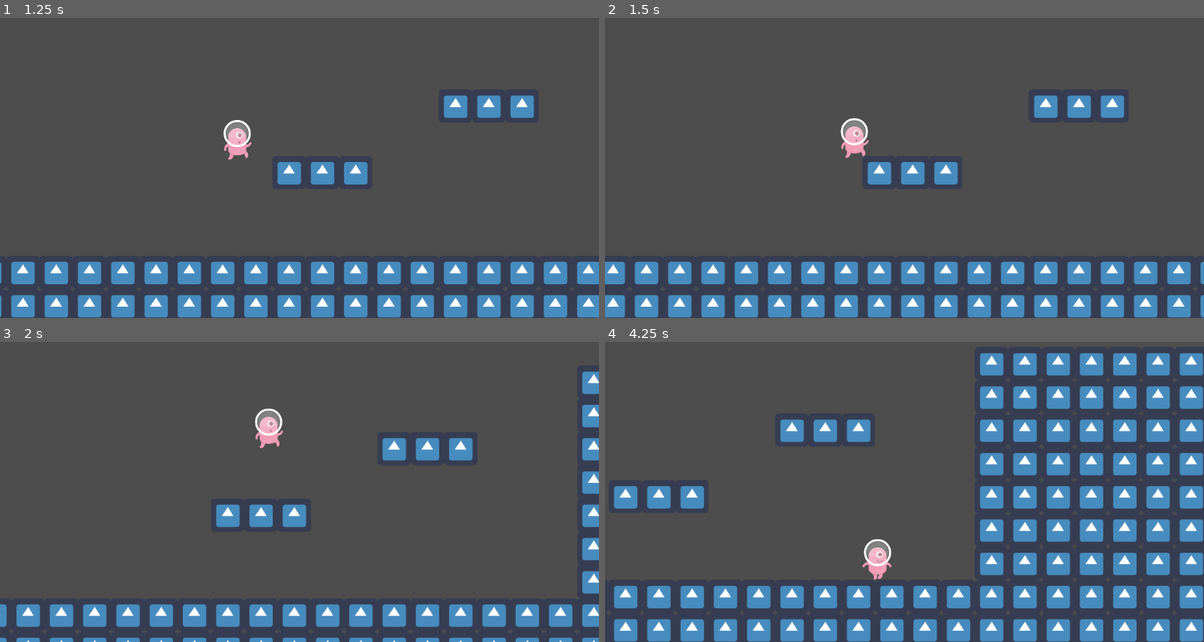
Above: before the commit, frames 1-4 (two rows, left to right).
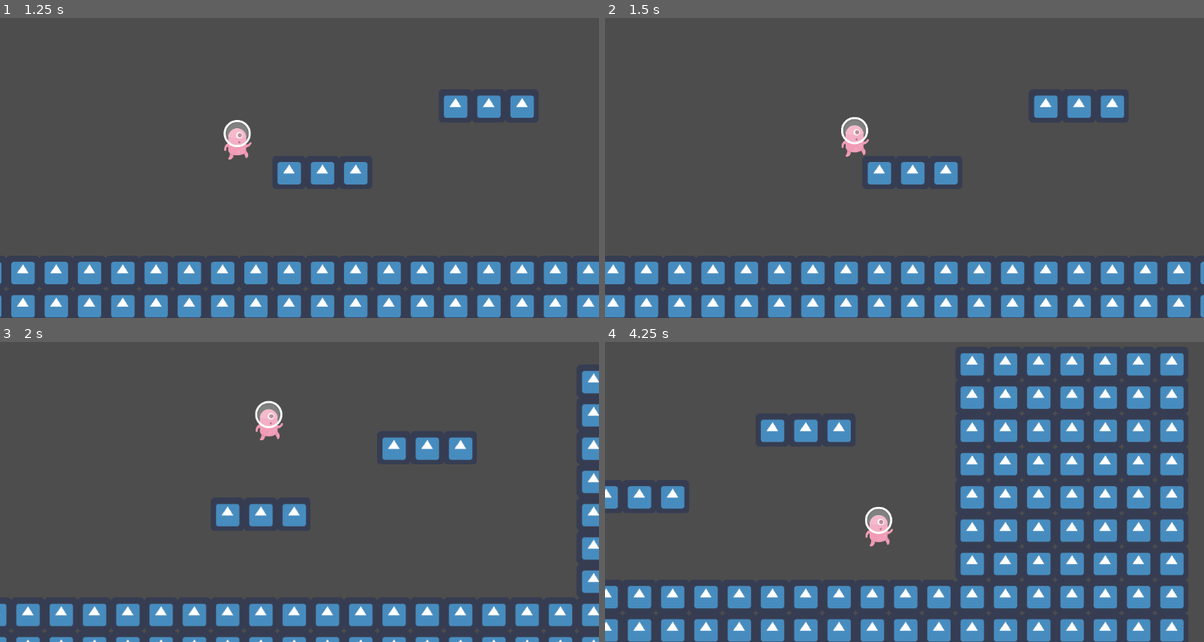
Above: after the commit, the same moments.

Repository: Gatlink/GodotPlugin
Game: Godot game, scene res://Platformer2DController/platformer2D_controller_test.tscn
Two runs of this game, one before a commit and one after it. Both use one fixed random seed, a clock stepped at 60 frames per second and the inputs below. The project has no main scene, so this scene is started directly. The engine's default icon, where the game draws it, is replaced by a stand-in: a white triangle on a blue panel in a dark square.
Inputs:
- Up to frame 1 (1.25 s): hold D (right) from 0.53 s (still down); hold Space (jump) from 0.53 s (still down)
- Up to frame 2 (1.5 s): keep holding D (right); release Space (jump) at 1.28 s; tap Space (jump) at 1.35 s
- Up to frame 3 (2 s): keep holding D (right); tap Space (jump) at 1.52, 1.82 s
- Up to frame 4 (4.25 s): release D (right) at 2.03 s; hold A (left) 2.03-2.78 s; hold Space (jump) 2.03-2.78 s; hold D (right) from 2.78 s (still down); tap Space (jump) at 2.85, 3.02, 3.32 s; hold Space (jump) from 3.53 s (still down)

Frame 1 is identical in both runs. In frame 2, 0.2% of the frame differs, in the area x 39-45%, y 33-47%; in frame 3, 2.5%; in frame 4, 29%, in the area x 0-100%, y 3-100%.

Commit message:
Controller 2D update

Diff:
--- a/Platformer2DController/States/air.gd
+++ b/Platformer2DController/States/air.gd
@@ -11,14 +11,8 @@
 
 @export_category("Jumping")
 
-## Maximum height of the jump, in pixels
-@export var jump_max_height: float = 192.0
-
-## Gravity while jumping
-@export var jump_gravity: float = 512.0
-
-## Applied to gravity if the jump button is released early
-@export var jump_cutoff: float = 2.0
+## Different possible jumps as JumpData
+@export var jumps: Array[JumpData]
 
 ## Time after falling during which the player can jump, in seconds
 @export var coyotee_time: float = 0.2
@@ -26,41 +20,71 @@
 
 var coyotee_timer: float
 var was_cutoff: bool
+var jump_data: JumpData
+var starting_y: float
 
 
-func init_jump() -> void:
-	player.velocity.y = -sqrt(jump_max_height * 2.0 * jump_gravity)
+func init_jump(data: JumpData) -> void:
+	player.velocity.y = -sqrt(data.max_height * 2.0 * data.gravity)
 	coyotee_timer = 0.0
 	was_cutoff = false
+	jump_data = data
+	player.velocity.x = max(data.initial_h_speed, abs(player.velocity.x)) * player.dir
+
+	if jump_data.is_dir_frozen:
+		PlayerInputs.freeze_dir = true
+
+
+func get_jump_data(id: String) -> JumpData:
+	for data in jumps:
+		if data.id == id:
+			return data
+
+	printerr("Could not find jump data for ", id)
+	return jumps[0]
 
 
 func enter(params: Dictionary = {}) -> void:
 	super(params)
 	if params.has("jump"):
-		init_jump()
+		var data := get_jump_data(params.jump)
+		init_jump(data)
 	else:
 		coyotee_timer = coyotee_time
+		jump_data = null
 
+	was_cutoff = false
 	player.play_animation("jump")
+	starting_y = player.global_position.y
+
+
+func exit() -> void:
+	super()
+	PlayerInputs.freeze_dir = false
 
 
 func physics_update(delta: float) -> void:
 	super(delta)
 
-	var is_jumping := player.velocity.y < 0.0
-	if is_jumping and not was_cutoff and not PlayerInputs.is_jumping:
+	var is_jumping := player.velocity.y < 0
+	if is_jumping and jump_data != null and not was_cutoff and not PlayerInputs.is_pressed("jump"):
 		was_cutoff = true
 
-	var gravity := jump_gravity if is_jumping else fall_gravity
-	if was_cutoff:
-		gravity *= jump_cutoff
+	if not is_jumping and PlayerInputs.freeze_dir:
+		PlayerInputs.freeze_dir = false
+
+	var gravity := jump_data.gravity if jump_data != null and is_jumping else fall_gravity
+	if was_cutoff and is_jumping:
+		gravity *= jump_data.cutoff
 
 	player.velocity.y = min(player.velocity.y + delta * gravity, terminal_speed)
 
+	player.play_animation("jump")
+
+	if PlayerInputs.is_just_pressed("jump") and coyotee_timer > 0:
+		init_jump(get_jump_data("long_jump" if state_machine.prev_state == "Roll" else "running_jump"))
+	elif player.is_on_floor():
+		transition_to("Stand")
+
 	if coyotee_timer > 0:
 		coyotee_timer -= delta
-		if PlayerInputs.jumped:
-			init_jump()
-
-	if player.is_on_floor():
-		transition_to("Stand")
--- a/Platformer2DController/States/stand.gd
+++ b/Platformer2DController/States/stand.gd
@@ -9,5 +9,5 @@
 
 	if not player.is_on_floor():
 		transition_to("Air")
-	elif PlayerInputs.jumped:
-		transition_to("Air", { "jump": true })
+	elif PlayerInputs.is_just_pressed("jump"):
+		transition_to("Air", { "jump": "base" })
--- /dev/null
+++ b/Platformer2DController/jump_data.gd
@@ -0,0 +1,21 @@
+class_name JumpData
+extends Resource
+
+
+## Unique identifier
+@export var id: String
+
+## Maximum height of the jump, in pixels
+@export var max_height: float = 192.0
+
+## Gravity while jumping
+@export var gravity: float = 512.0
+
+## Applied to gravity if the jump button is released early
+@export var cutoff: float = 2.0
+
+## Horizontal velocity applied at the start of the jump, in pixels/seconds
+@export var initial_h_speed: float = 0.0
+
+## Lock dir input during the jump
+@export var is_dir_frozen: bool = false
--- a/Platformer2DController/player.tscn
+++ b/Platformer2DController/player.tscn
@@ -1,14 +1,20 @@
-[gd_scene load_steps=12 format=3 uid="uid://0tb8eo1dqu7v"]
+[gd_scene load_steps=14 format=3 uid="uid://0tb8eo1dqu7v"]
 
 [ext_resource type="Script" uid="uid://bhm7iy1p507pi" path="res://Platformer2DController/player.gd" id="1_jaiqg"]
 [ext_resource type="Script" uid="uid://bu0v0ptvj3yyk" path="res://StateMachine/StateMachine.gd" id="2_7cm2g"]
 [ext_resource type="Texture2D" uid="uid://c15xc0y0jqe52" path="res://icon.png" id="2_kumej"]
 [ext_resource type="Script" uid="uid://ul7lrvar6rn0" path="res://Platformer2DController/States/stand.gd" id="3_o8j5j"]
 [ext_resource type="Script" uid="uid://d0x2mo0kw7hhh" path="res://Platformer2DController/States/air.gd" id="4_560se"]
+[ext_resource type="Script" uid="uid://ul5hw4d2jv8q" path="res://Platformer2DController/jump_data.gd" id="5_06hv8"]
 [ext_resource type="Texture2D" uid="uid://b44k1lxp4ah4g" path="res://Platformer2DController/Sprites/alienPink_stand.png" id="5_078gm"]
 [ext_resource type="Texture2D" uid="uid://eelq1v2mq8a6" path="res://Platformer2DController/Sprites/alienPink_jump.png" id="6_magla"]
 [ext_resource type="Texture2D" uid="uid://cjsl4vpqlhou" path="res://Platformer2DController/Sprites/alienPink_walk1.png" id="7_06hv8"]
 [ext_resource type="Texture2D" uid="uid://5odh7on86kso" path="res://Platformer2DController/Sprites/alienPink_walk2.png" id="8_rbs4w"]
+
+[sub_resource type="Resource" id="Resource_rbs4w"]
+script = ExtResource("5_06hv8")
+id = "base"
+metadata/_custom_type_script = "uid://ul5hw4d2jv8q"
 
 [sub_resource type="SpriteFrames" id="SpriteFrames_tv3pv"]
 animations = [{
@@ -58,6 +64,7 @@
 
 [node name="Air" type="Node" parent="StateMachine"]
 script = ExtResource("4_560se")
+jumps = Array[ExtResource("5_06hv8")]([SubResource("Resource_rbs4w")])
 
 [node name="Graph" type="AnimatedSprite2D" parent="."]
 position = Vector2(0, -64)
--- a/Platformer2DController/player_inputs.gd
+++ b/Platformer2DController/player_inputs.gd
@@ -5,21 +5,39 @@
 
 
 var dir := Vector2.ZERO
-var jump_timer: float
-var is_jumping: bool
+var actions: Dictionary = {}
+var freeze_dir: bool
 
 
-var jumped: bool :
-	get:
-		return jump_timer > 0
+func _ready() -> void:
+	for action in InputMap.get_actions():
+		actions[action] = {
+			"timer": 0.0,
+			"pressed": false,
+			"consumed": false
+		}
 
 
 func _process(delta: float) -> void:
-	dir.x = Input.get_axis("left", "right")
+	dir.x = Input.get_axis("left", "right") if not freeze_dir else 0.0
 
-	if Input.is_action_just_pressed("jump"):
-		jump_timer = INPUT_BUFFER
-	elif jump_timer > 0:
-		jump_timer -= delta
+	for action in actions.keys():
+		if Input.is_action_just_pressed(action):
+			actions[action].timer = INPUT_BUFFER
+			actions[action].consumed = false
+		elif actions[action].timer > 0:
+			actions[action].timer -= delta
 
-	is_jumping = Input.is_action_pressed("jump")
+		actions[action].pressed = Input.is_action_pressed(action)
+
+
+func is_pressed(action: String) -> bool:
+	return actions.has(action) and actions[action].pressed
+
+
+func is_just_pressed(action: String) -> bool:
+	if actions.has(action) and actions[action].timer > 0 and not actions[action].consumed:
+		actions[action].consumed = true
+		return true
+
+	return false
--- a/project.godot
+++ b/project.godot
@@ -11,7 +11,7 @@
 [application]
 
 config/name="_GodotPlugin"
-config/features=PackedStringArray("4.4")
+config/features=PackedStringArray("4.5")
 config/icon="res://icon.png"
 
 [autoload]
Not shown, added: Platformer2DController/jump_data.gd.uid
